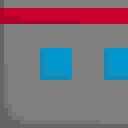
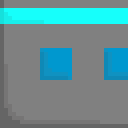
Layers edited between the first and the second 128 x 128 image:
painted on "Layer 1" over (0, 8, 128, 24)
